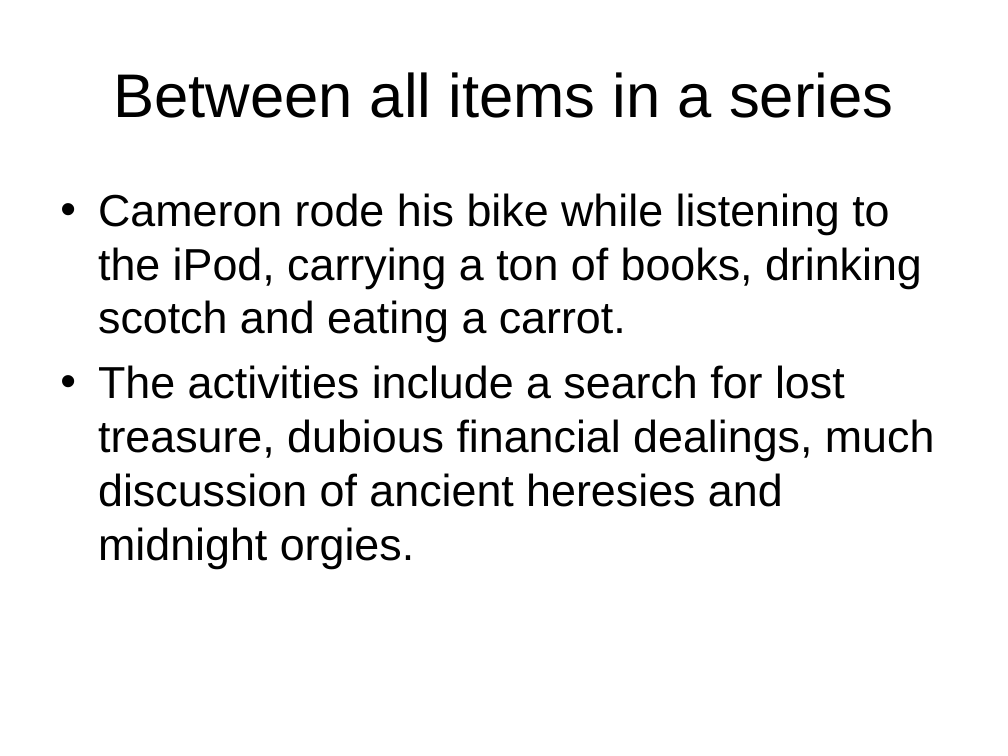
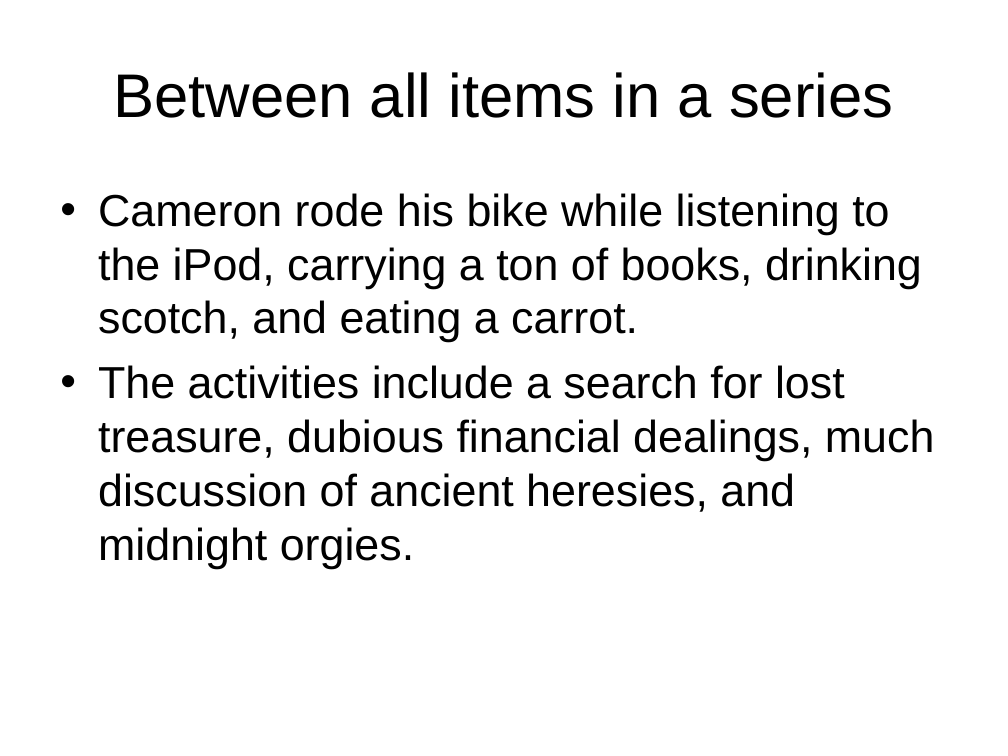
Before and after one commit to palmerc/lab, a slide deck: slide 6 of classes/engl4190/commas_and_end_punctuation.odp (slide 7 before the commit). Drawn at 1008x756 pixels with LibreOffice and Linux fonts; fonts in the diff are those of the drawing. Boxes give left, top, right and bottom in pixels: in the first picture for what was removed or moved away, otherwise in the second. Text is boxed around its words. In the diff, an @@ line names an element or a change of style, - is before the commit and + after.

Commit message:
latest changes

```diff
--- a/classes/engl4190/commas_and_end_punctuation.odp
+++ b/classes/engl4190/commas_and_end_punctuation.odp
@@ text at (x1=98, y1=193, x2=935, y2=569): text changed @@
-• Cameron rode his bike while listening to the iPod, carrying a ton of books, drinking scotch and eating a carrot.
-• The activities include a search for lost treasure, dubious financial dealings, much discussion of ancient heresies and midnight orgies.
+• Cameron rode his bike while listening to the iPod, carrying a ton of books, drinking scotch, and eating a carrot.
+• The activities include a search for lost treasure, dubious financial dealings, much discussion of ancient heresies, and midnight orgies.
```
Also in this commit, not shown: 4 other slides changed, 1 slide removed.
